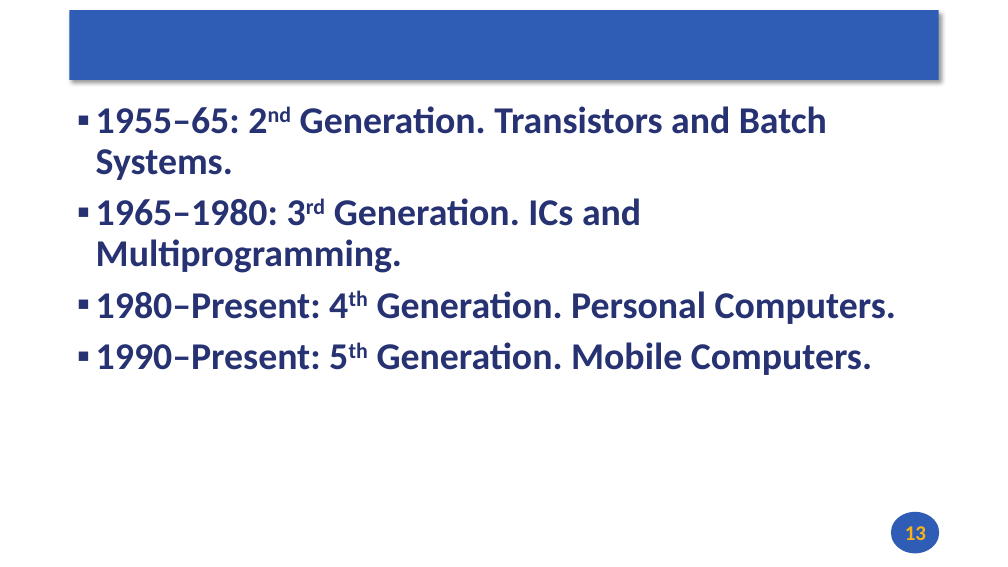
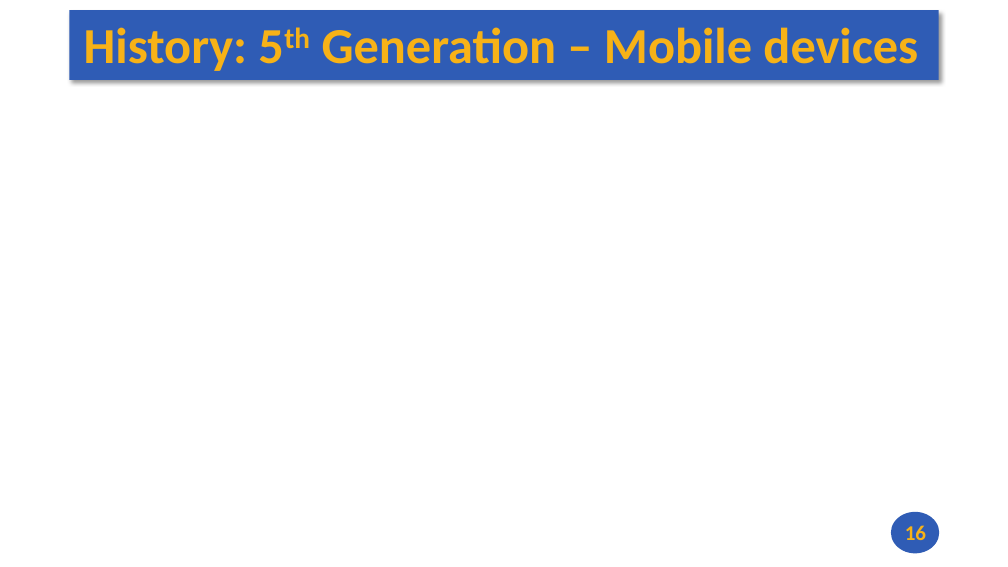
Before and after one commit to andrewt0301/hse-acos-course, a slide deck: slide 16 of docs/part1ca/01_Introduction/CA_Lecture_01.pptx (slide 13 before the commit). Drawn at 1008x567 pixels with LibreOffice and Linux fonts; fonts in the diff are those of the drawing. Boxes give left, top, right and bottom in pixels: in the first picture for what was removed or moved away, otherwise in the second. Text is boxed around its words. In the diff, an @@ line names an element or a change of style, - is before the commit and + after.

```diff
--- a/docs/part1ca/01_Introduction/CA_Lecture_01.pptx
+++ b/docs/part1ca/01_Introduction/CA_Lecture_01.pptx
@@ title added at (84, 27, 918, 71), 48 pt, text #F7B217, bold @@
+History: 5th Generation – Mobile devices
@@ text removed at (96, 106, 896, 375) @@
-▪ 1955–65: 2nd Generation. Transistors and Batch Systems.
-▪ 1965–1980: 3rd Generation. ICs and Multiprogramming.
-▪ 1980–Present: 4th Generation. Personal Computers.
-▪ 1990–Present: 5th Generation. Mobile Computers.
@@ page number at (905, 525, 926, 540): text changed @@
-13
+16
```
Also in this commit, not shown: 6 other slides changed, 3 slides added, 1 other file.
